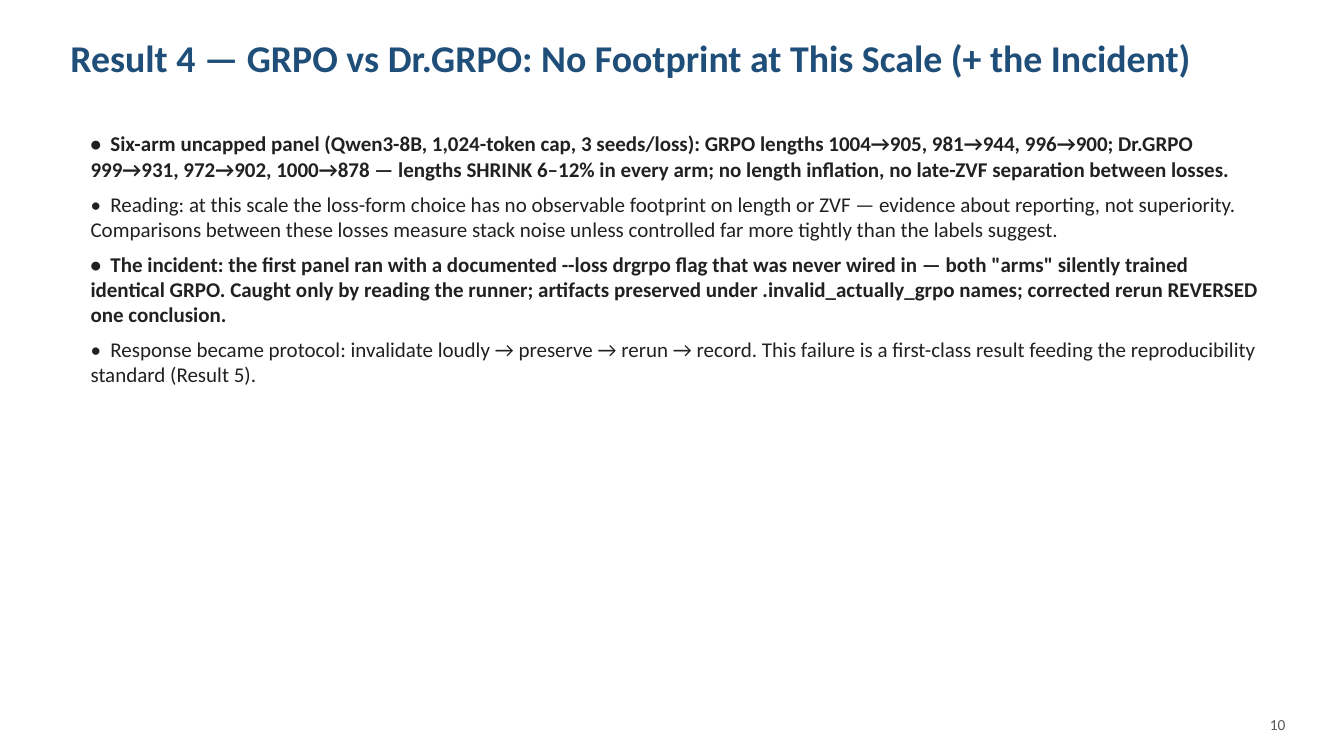
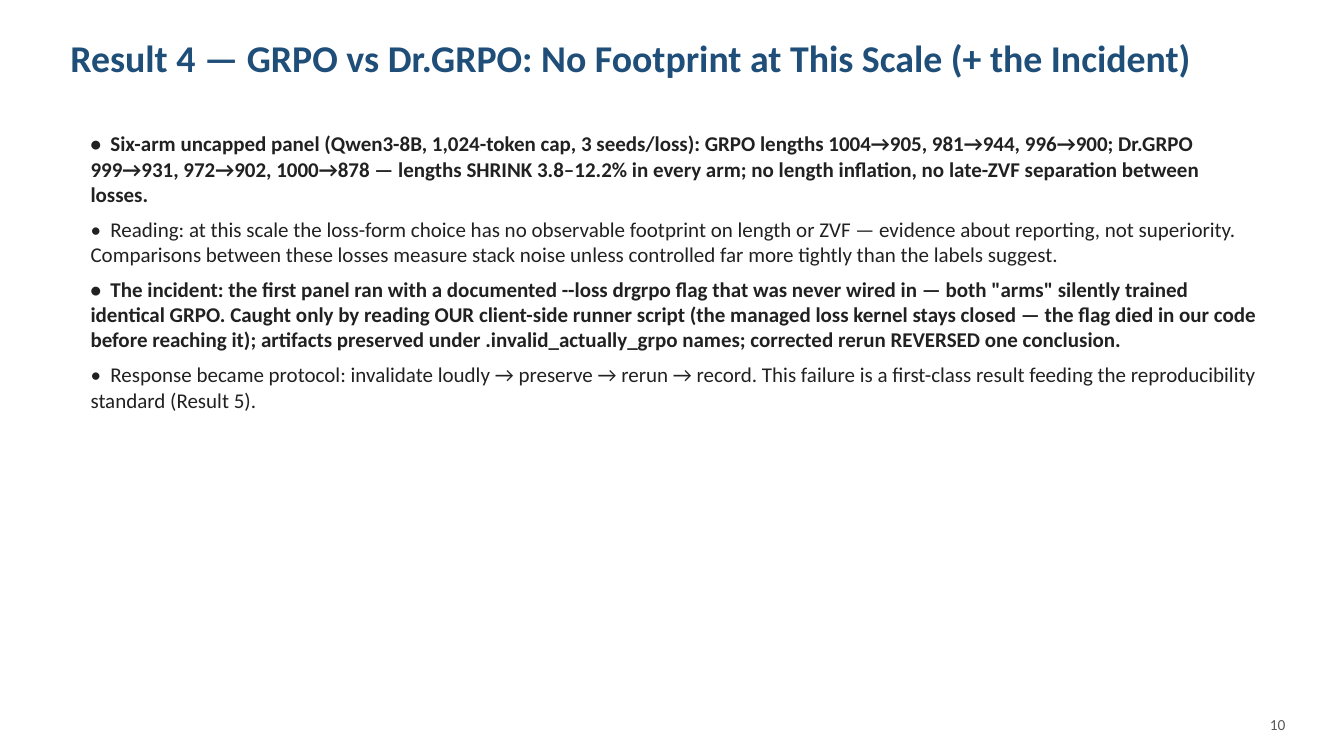
Before and after one commit to arvindcr4/tinker-rl-lab, a slide deck: slide 11 of outputs/PESU_MTech_Phase1_Session1_Review_ArvindCR.pptx. Drawn at 1344x756 pixels with LibreOffice and Linux fonts; fonts in the diff are those of the drawing. Boxes give left, top, right and bottom in pixels: in the first picture for what was removed or moved away, otherwise in the second. Text is boxed around its words. In the diff, an @@ line names an element or a change of style, - is before the commit and + after.

```diff
--- a/outputs/PESU_MTech_Phase1_Session1_Review_ArvindCR.pptx
+++ b/outputs/PESU_MTech_Phase1_Session1_Review_ArvindCR.pptx
@@ text at <box>91,135,1199,202</box>: text changed @@
-• Six-arm uncapped panel (Qwen3-8B, 1,024-token cap, 3 seeds/loss): GRPO lengths 1004→905, 981→944, 996→900; Dr.GRPO 999→931, 972→902, 1000→878 — lengths SHRINK 6–12% in every arm; no length inflation, no late-ZVF separation between losses.
+• Six-arm uncapped panel (Qwen3-8B, 1,024-token cap, 3 seeds/loss): GRPO lengths 1004→905, 981→944, 996→900; Dr.GRPO 999→931, 972→902, 1000→878 — lengths SHRINK 3.8–12.2% in every arm; no length inflation, no late-ZVF separation between losses.
@@ text at <box>91,282,1256,351</box>: text changed @@
-• The incident: the first panel ran with a documented --loss drgrpo flag that was never wired in — both "arms" silently trained identical GRPO. Caught only by reading the runner; artifacts preserved under .invalid_actually_grpo names; corrected rerun REVERSED one conclusion.
+• The incident: the first panel ran with a documented --loss drgrpo flag that was never wired in — both "arms" silently trained identical GRPO. Caught only by reading OUR client-side runner script (the managed loss kernel stays closed — the flag died in our code before reaching it); artifacts preserved under .invalid_actually_grpo names; corrected rerun REVERSED one conclusion.
```
Also in this commit, not shown: 5 other slides changed, 9 other files.
